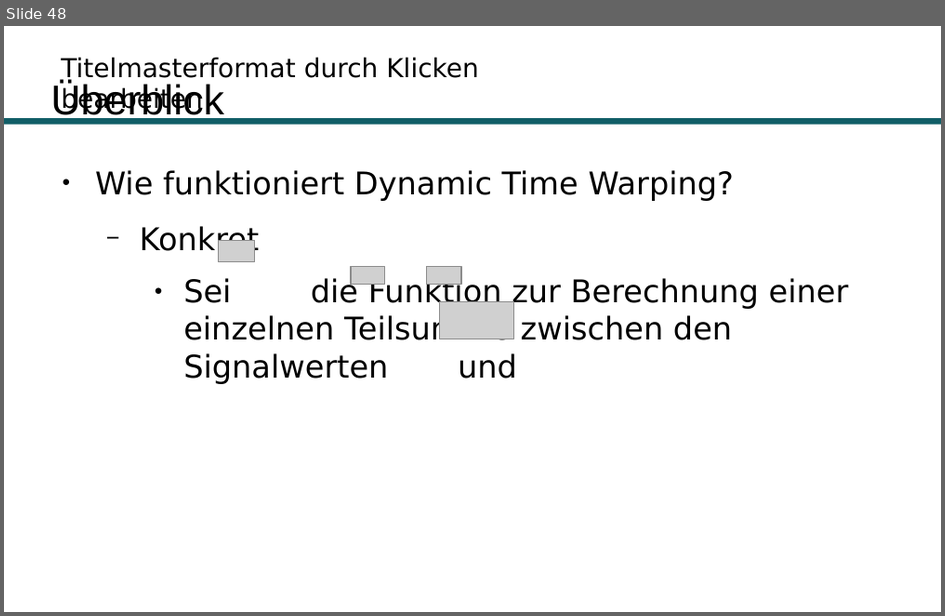
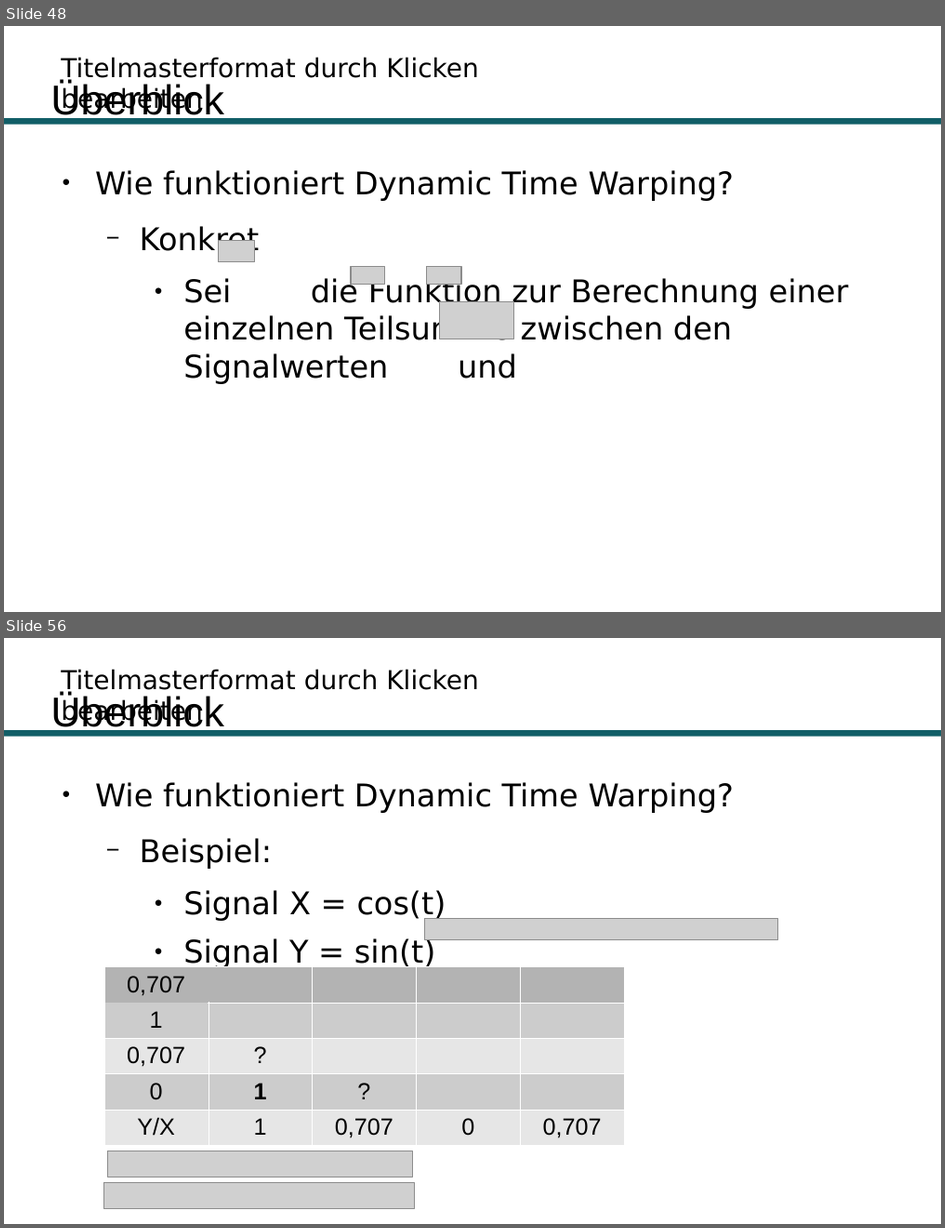
Before and after one commit to Hirnschwamm/DTW, a slide deck: Präsentation.odp. Shown one above the other, each under a label of ours: slide 48 before the commit, slides 48 and 56 after it; the slides between them are not shown. The pictures are 945x616 and 945x1228 pixels, drawn with LibreOffice and Linux fonts; fonts in the diff are those of the drawing; grey boxes stand for pictures; background and template pictures are left out. Boxes give left, top, right and bottom in pixels: in the first picture for what was removed or moved away, otherwise in the second. Text is boxed around its words. In the diff, an @@ line names an element or a change of style, - is before the commit and + after.

```diff
--- a/Präsentation.odp
+++ b/Präsentation.odp
@@ slide 56 added at (x1=4, y1=638, x2=941, y2=1224), background #FFFFFF; not listed: 2 template elements that a slide beside it also shows @@
@@ title added at (x1=50, y1=694, x2=224, y2=735), 32 pt, text #000000 @@
+Überblick
@@ text added at (x1=95, y1=782, x2=735, y2=1018), 24 pt, text #000000 @@
+● Wie funktioniert Dynamic Time Warping?
+  − Beispiel:
+    ● Signal X = cos(t)
+    ● Signal Y = sin(t)
+    ● Samples an den Punkten
@@ picture added at (x1=425, y1=918, x2=780, y2=940) @@
@@ table added at (x1=104, y1=966, x2=624, y2=1145), 5 rows, 5 columns @@
+0,707 |  |  |  | 
+1 |  |  |  | 
+0,707 | ? |  |  | 
+0 | 1 | ? |  | 
+Y/X | 1 | 0,707 | 0 | 0,707
@@ picture added at (x1=107, y1=1151, x2=412, y2=1177) @@
@@ picture added at (x1=104, y1=1183, x2=415, y2=1209) @@
```
Also in this commit, not shown: 4 slides changed, 9 other slides added.
